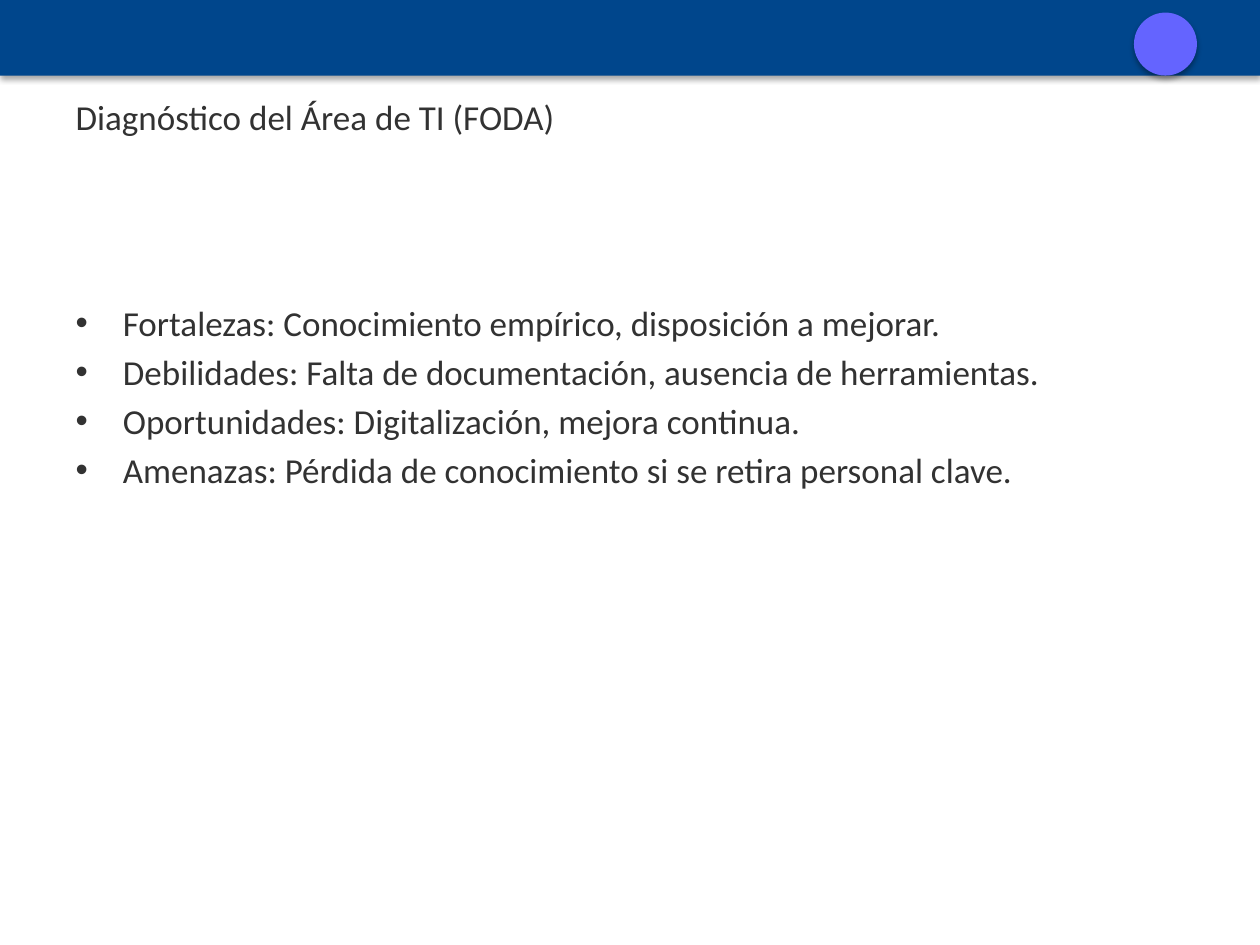
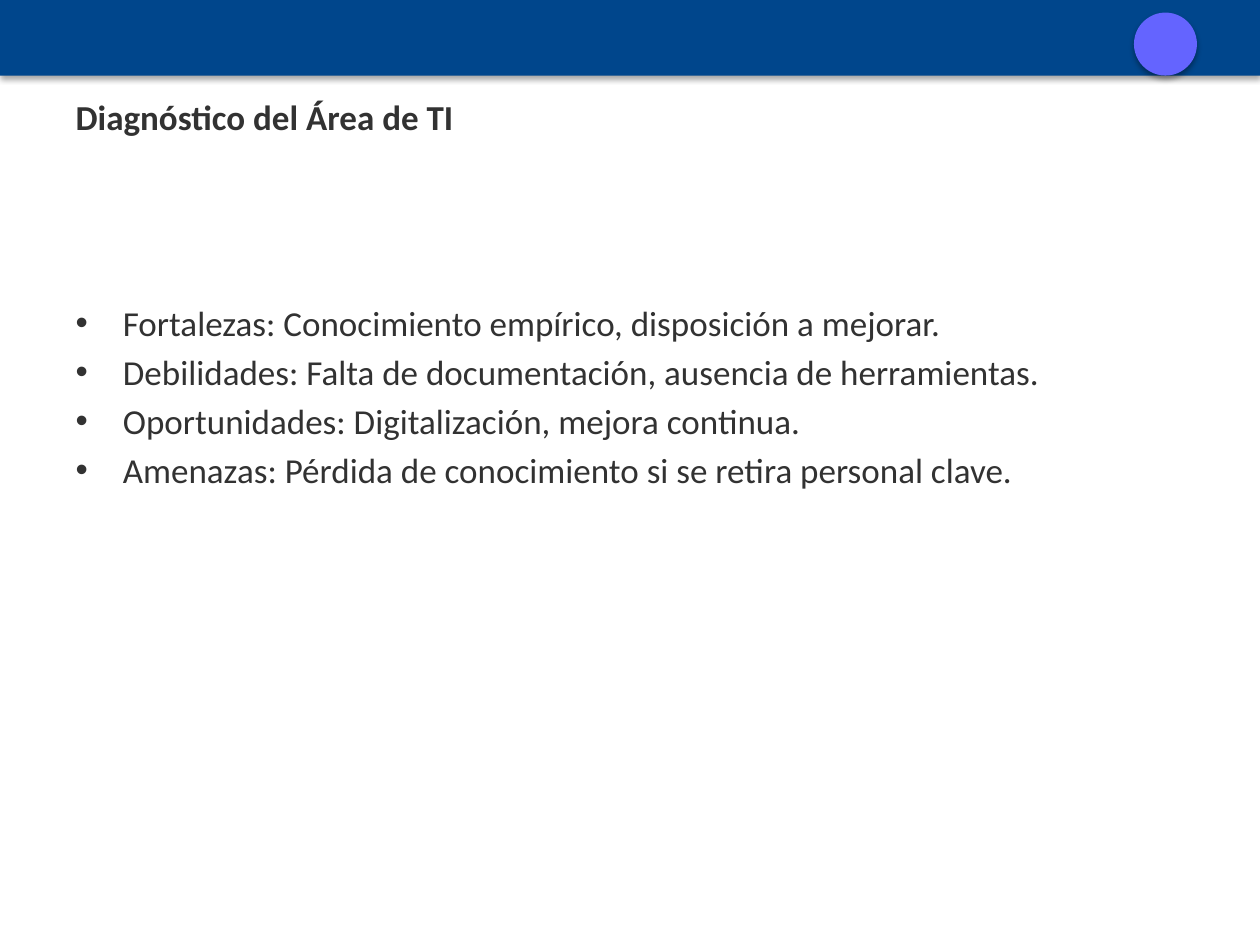
Before and after one commit to And1119/ProyectoMejora, a slide deck: slide 7 of propuesta/Presentacion_PlanMejora_TI_Empresa.pptx. Drawn at 1260x945 pixels with LibreOffice and Linux fonts; fonts in the diff are those of the drawing. Boxes give left, top, right and bottom in pixels: in the first picture for what was removed or moved away, otherwise in the second. Text is boxed around its words. In the diff, an @@ line names an element or a change of style, - is before the commit and + after.

```diff
--- a/propuesta/Presentacion_PlanMejora_TI_Empresa.pptx
+++ b/propuesta/Presentacion_PlanMejora_TI_Empresa.pptx
@@ title at [76, 101, 454, 136]: text changed; bold on @@
-Diagnóstico del Área de TI (FODA)
+Diagnóstico del Área de TI
```
Also in this commit, not shown: 7 other slides changed.
